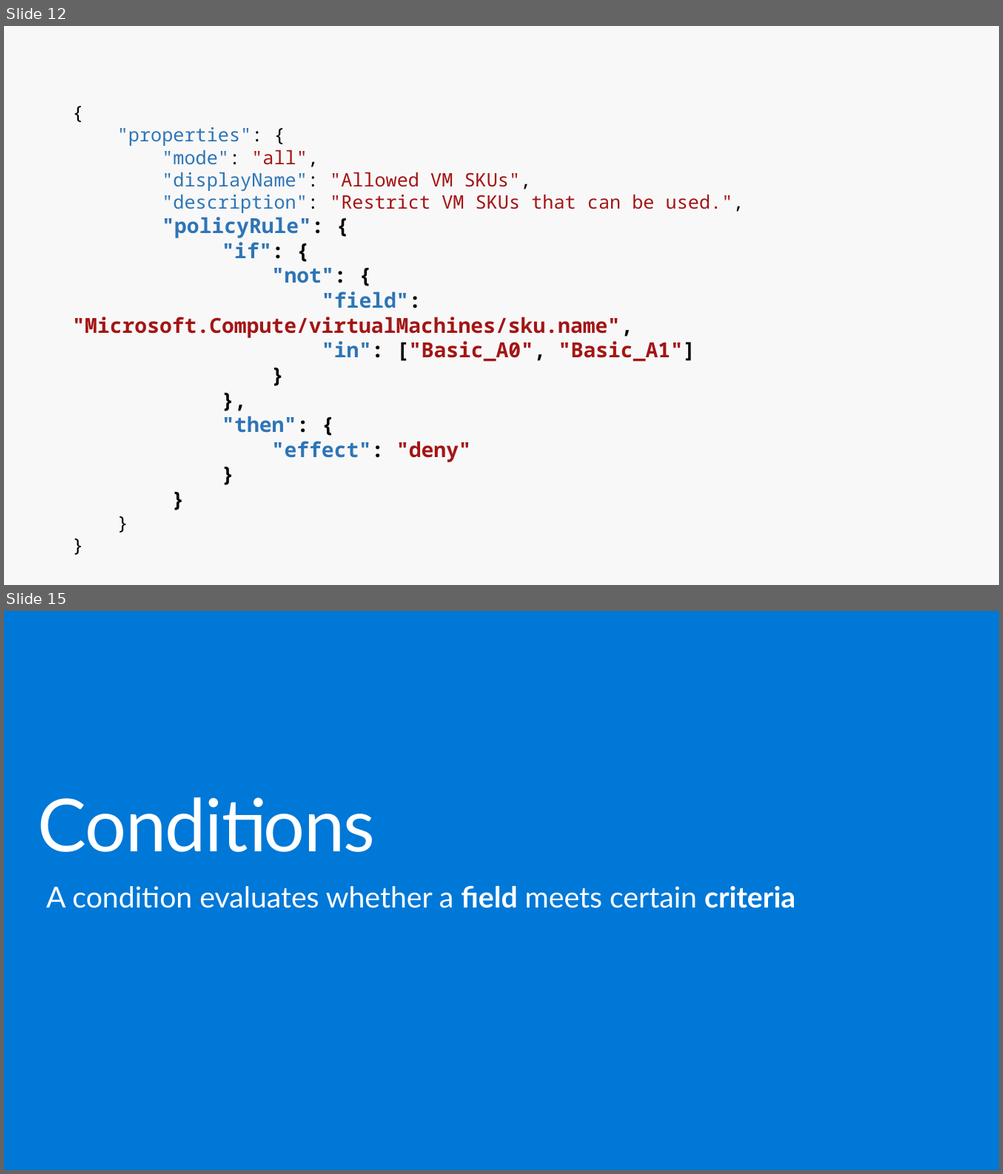
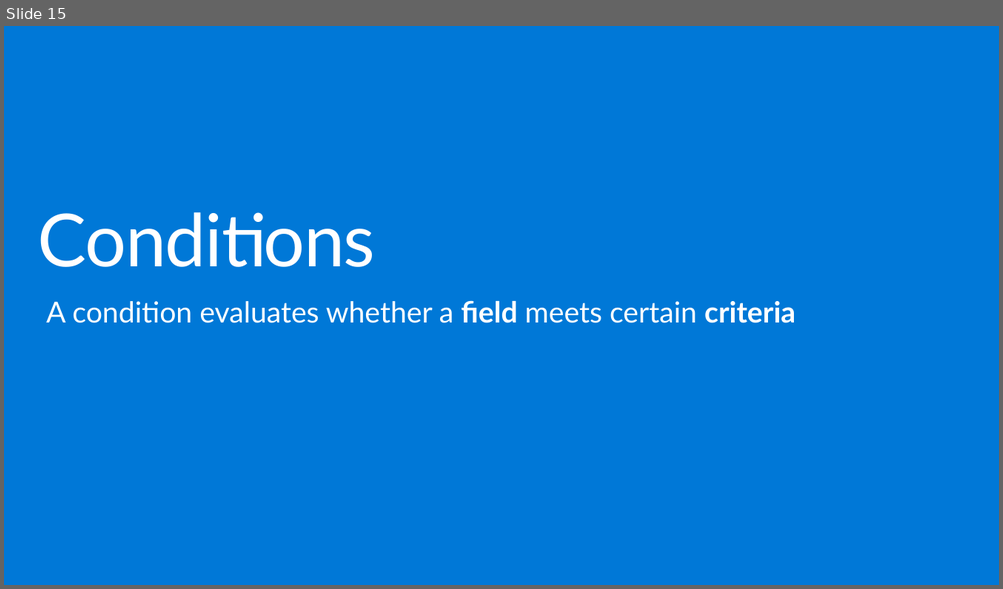
Before and after one commit to AzureUserGroupBulgaria/Meetups2017, a slide deck: 09-September/policies/presentation.pptx. Shown one above the other, each under a label of ours: slides 12 and 15 before the commit, slide 15 after it; the slides between them are not shown. The pictures are 1003x1174 and 1003x589 pixels, drawn with LibreOffice and Linux fonts; fonts in the diff are those of the drawing. Boxes give left, top, right and bottom in pixels: in the first picture for what was removed or moved away, otherwise in the second. Text is boxed around its words. In the diff, an @@ line names an element or a change of style, - is before the commit and + after.

```diff
--- a/09-September/policies/presentation.pptx
+++ b/09-September/policies/presentation.pptx
@@ slide 12 removed at (4,26,999,585), background #F8F8F8 @@
@@ text removed at (72,127,744,463) @@
-{
-"properties": {
-"mode": "all",
-"displayName": "Allowed VM SKUs",
-"description": "Restrict VM SKUs that can be used.",
-"policyRule": {
-"if": {
-"not": {
-"field": "Microsoft.Compute/virtualMachines/sku.name",
-"in": ["Basic_A0", "Basic_A1"]
-}
-},
-"then": {
-"effect": "deny"
-}
-}
-}
-}
```
Also in this commit, not shown: 5 slides changed, 1 slide added, 3 other files.
